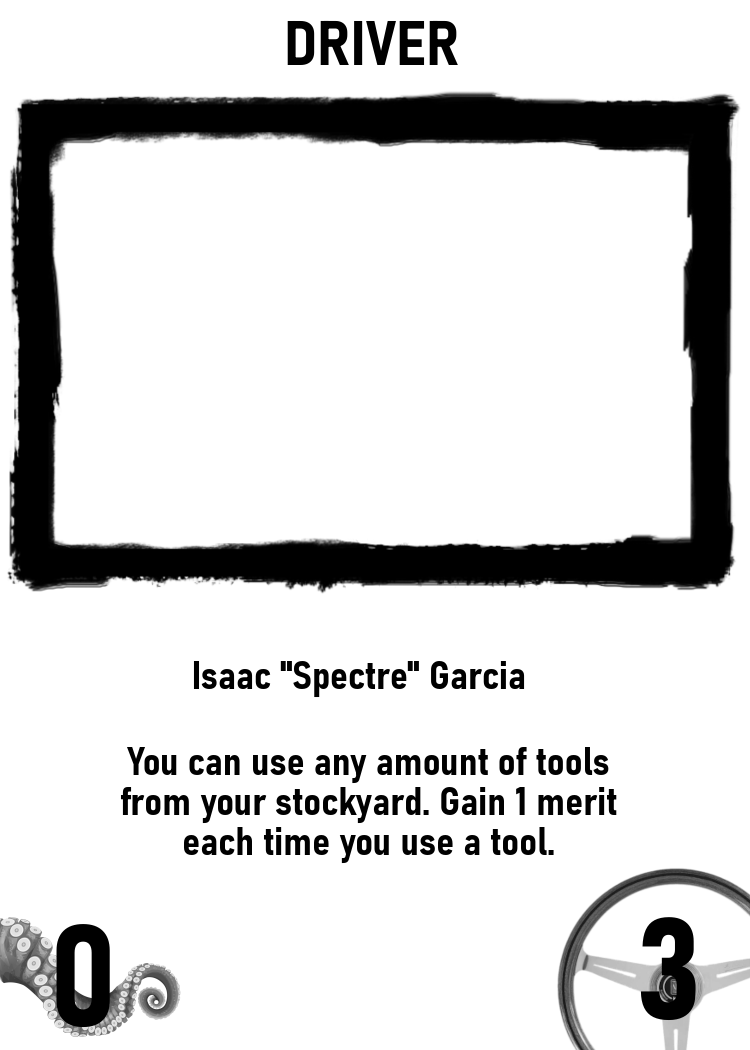
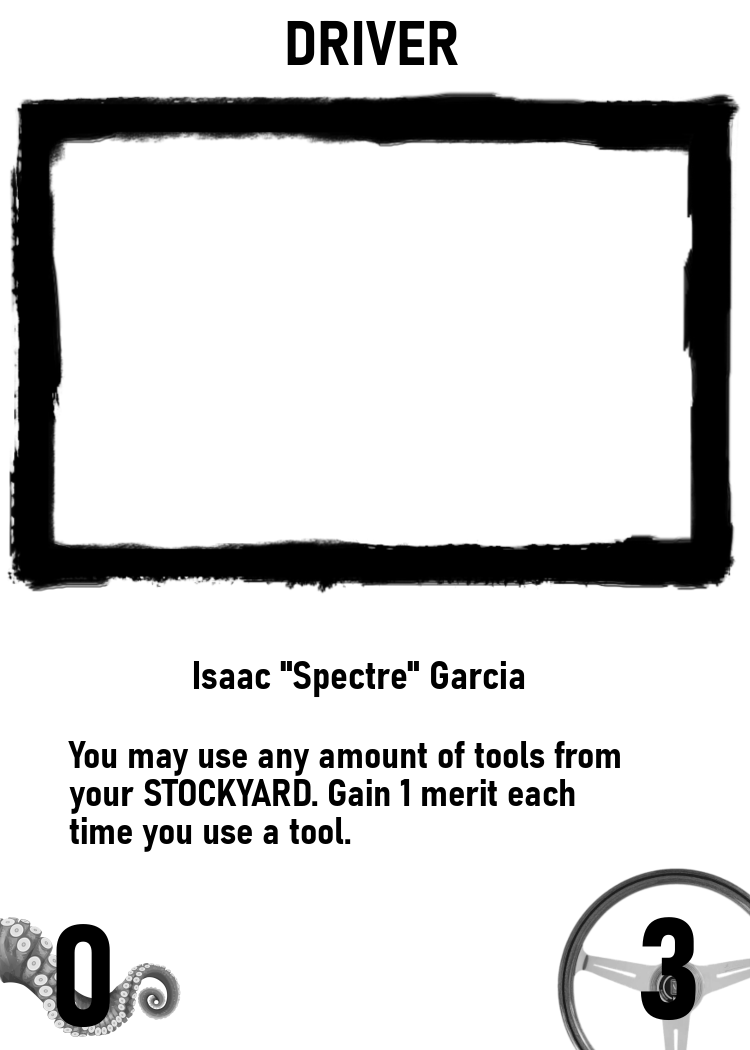
Comparing the layer stacks of the two w=750, h=1050 images. Changes:
renamed "You can use any amount of tool..." to "You may use any amount of tool...", painted on it over bbox(68, 741, 620, 864)
